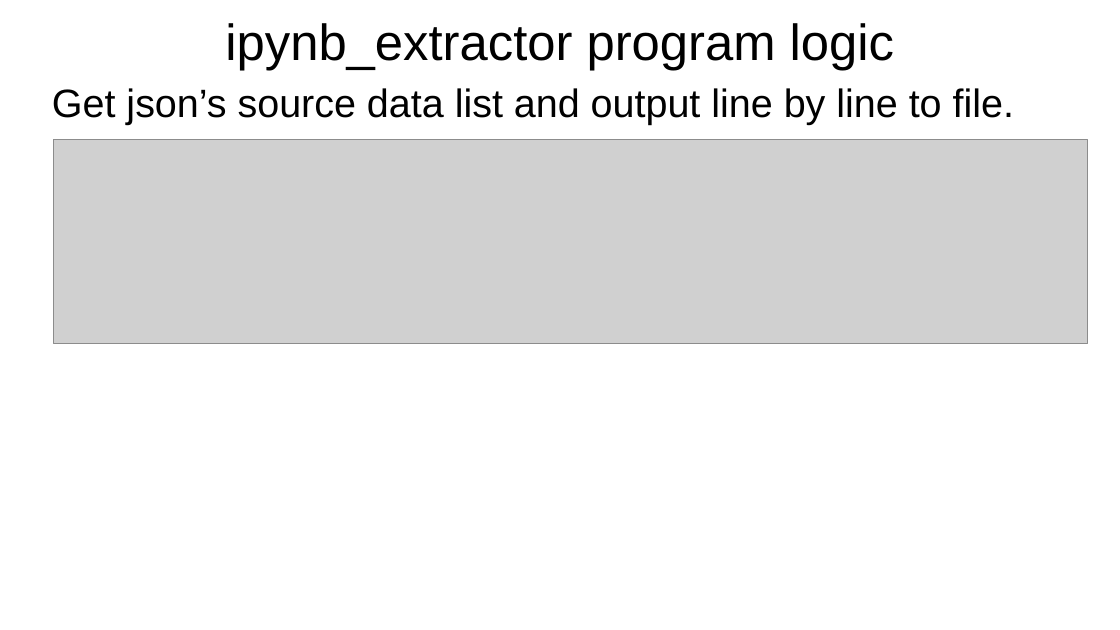
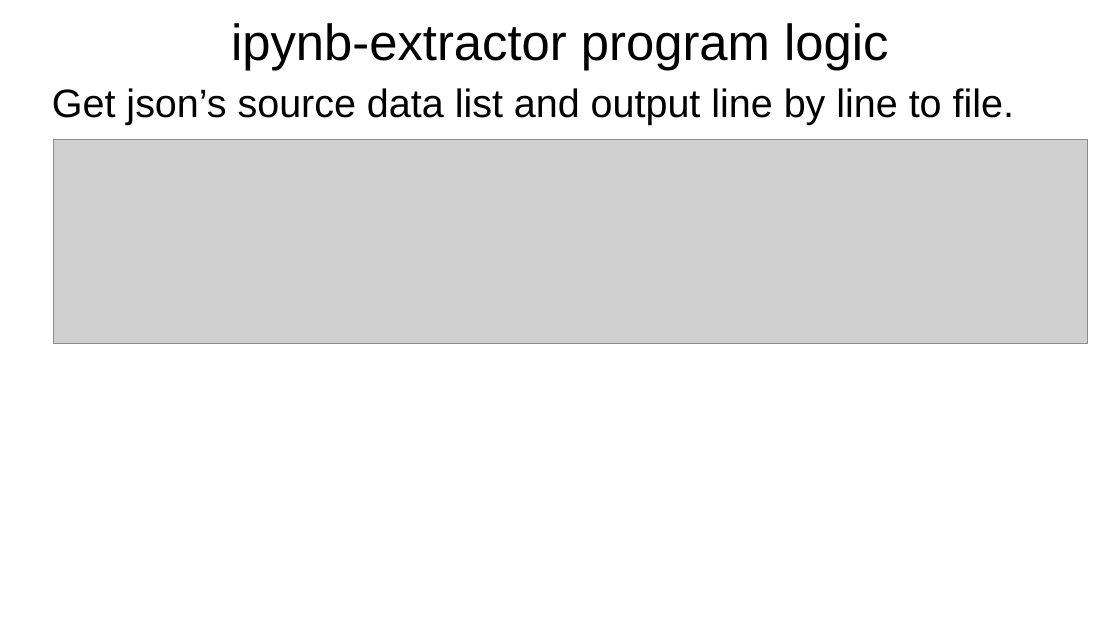
Before and after one commit to irsbugs/ipynb-extractor, a slide deck: slide 7 of ipynb_extractor_presentation.odp. Drawn at 1120x630 pixels with LibreOffice and Linux fonts; fonts in the diff are those of the drawing; grey boxes stand for pictures. Boxes give left, top, right and bottom in pixels: in the first picture for what was removed or moved away, otherwise in the second. Text is boxed around its words. In the diff, an @@ line names an element or a change of style, - is before the commit and + after.

Commit message:
update-extractor

```diff
--- a/ipynb_extractor_presentation.odp
+++ b/ipynb_extractor_presentation.odp
@@ title at box(231, 23, 888, 71): text changed @@
-ipynb_extractor program logic
+ipynb-extractor program logic
```
Also in this commit, not shown: 9 other slides changed.
